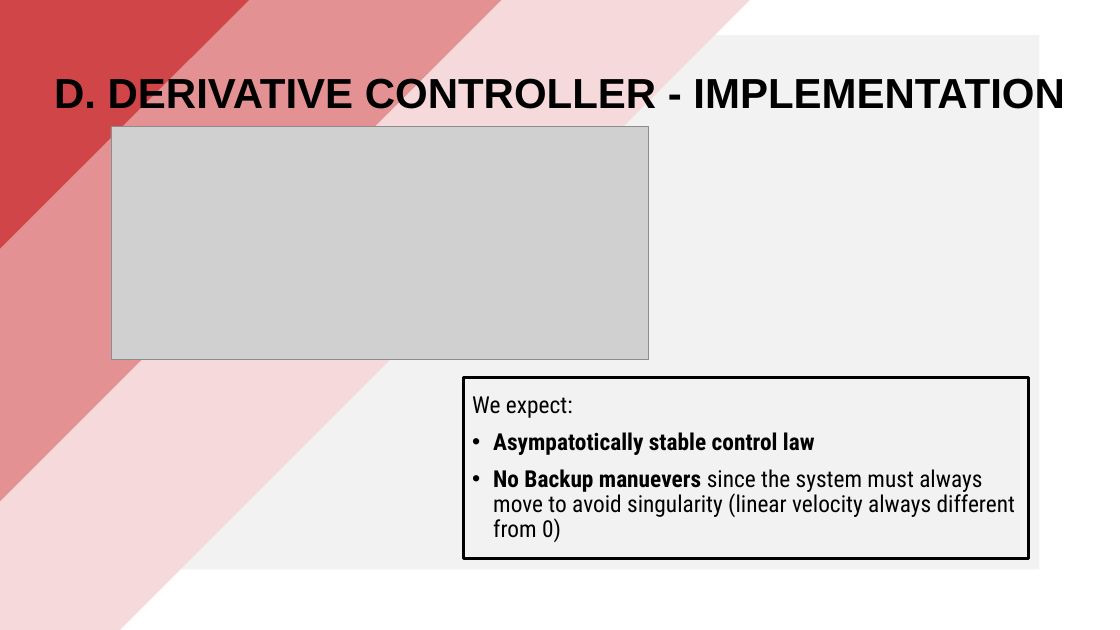
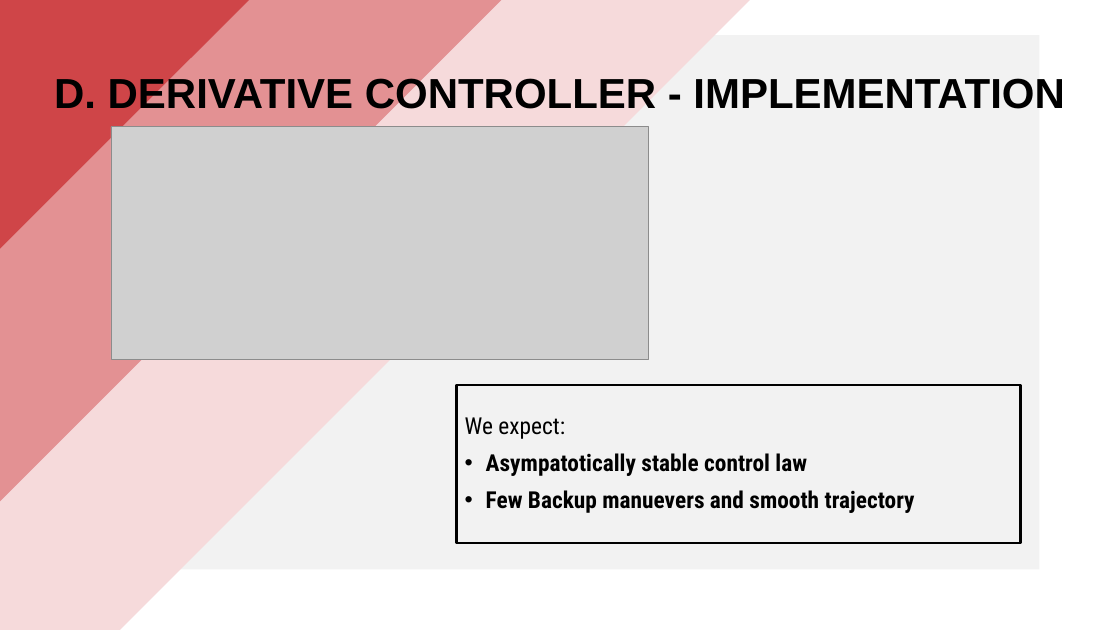
Before and after one commit to PippoGot/R-C2, a slide deck: slide 23 of documentation/presentation.pptx (slide 20 before the commit). Drawn at 1120x630 pixels with LibreOffice and Linux fonts; fonts in the diff are those of the drawing; grey boxes stand for pictures. Boxes give left, top, right and bottom in pixels: in the first picture for what was removed or moved away, otherwise in the second. Text is boxed around its words. In the diff, an @@ line names an element or a change of style, - is before the commit and + after.

```diff
--- a/documentation/presentation.pptx
+++ b/documentation/presentation.pptx
@@ rectangle "We expect:": place and size @@
-rectangle "We expect:" at [464, 378, 1028, 559]
+rectangle "We expect:" at [456, 386, 1021, 544]
@@ text in rectangle at [486, 490, 915, 513]: text changed; bold on @@
-• No Backup manuevers since the system must always move to avoid singularity (linear velocity always different from 0)
+• Few Backup manuevers and smooth trajectory
```
Also in this commit, not shown: 8 other slides changed, 6 slides added, 1 slide removed, 27 other files.
